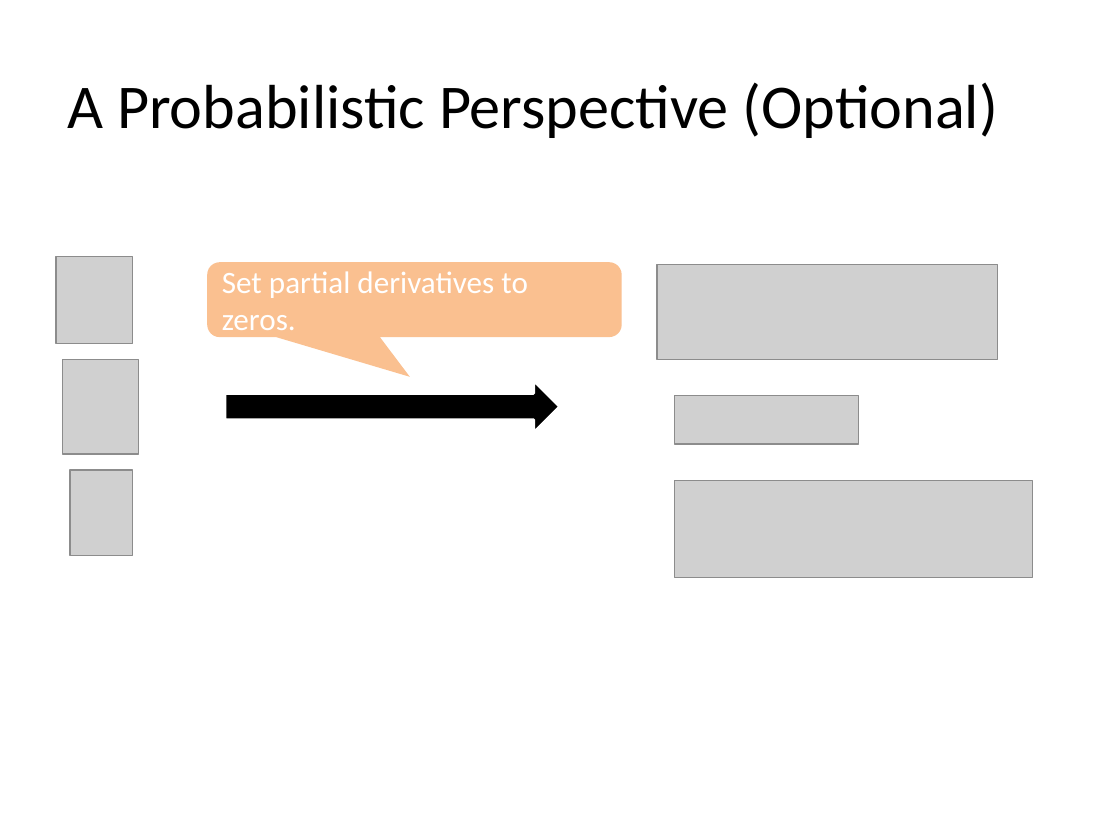
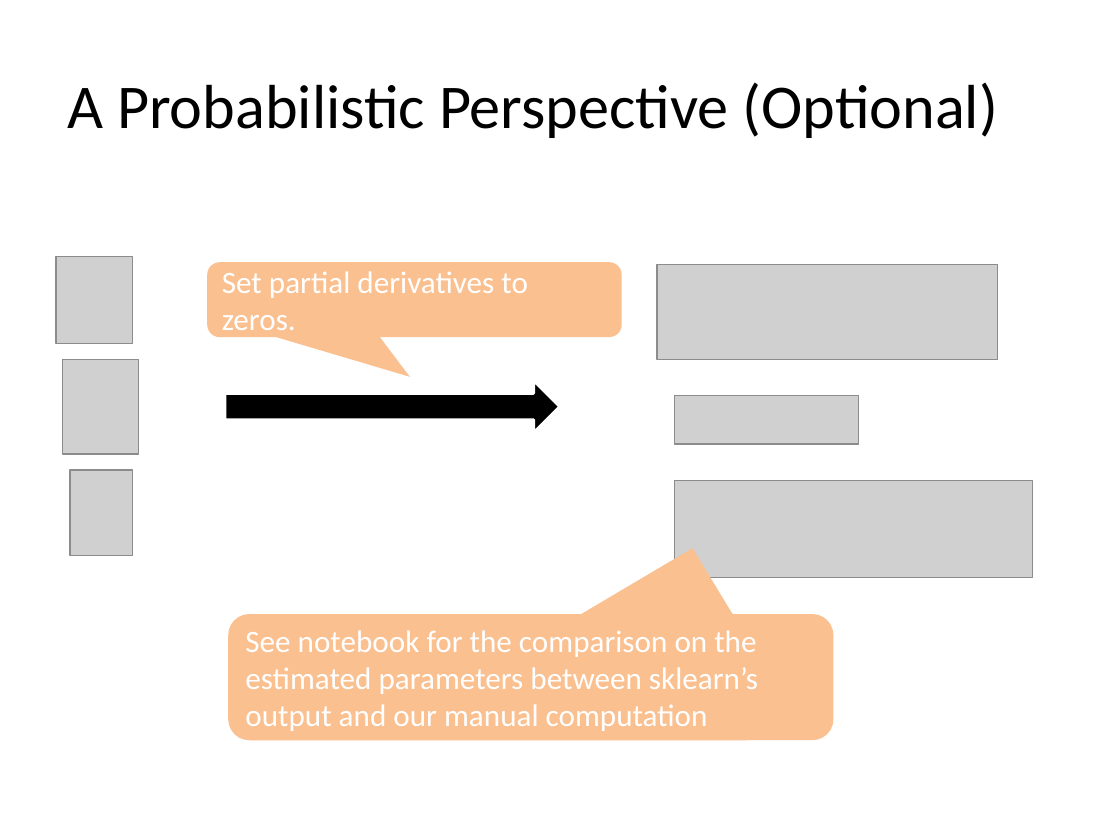
Before and after one commit to zhiyzuo/IS6400-Regression, a slide deck: slide 29 of Week-6-Regresion/IS6400 Week 6.pptx. Drawn at 1120x840 pixels with LibreOffice and Linux fonts; fonts in the diff are those of the drawing; grey boxes stand for pictures; background and template pictures are left out. Boxes give left, top, right and bottom in pixels: in the first picture for what was removed or moved away, otherwise in the second. Text is boxed around its words. In the diff, an @@ line names an element or a change of style, - is before the commit and + after.

```diff
--- a/Week-6-Regresion/IS6400 Week 6.pptx
+++ b/Week-6-Regresion/IS6400 Week 6.pptx
@@ rounded speech box added at (228, 614, 833, 740), fill #FAC090, 20 pt, text #FFFFFF @@
+See notebook for the comparison on the estimated parameters between sklearn’s output and our manual computation
```
Also in this commit, not shown: 1 other slide changed, 1 other file.
